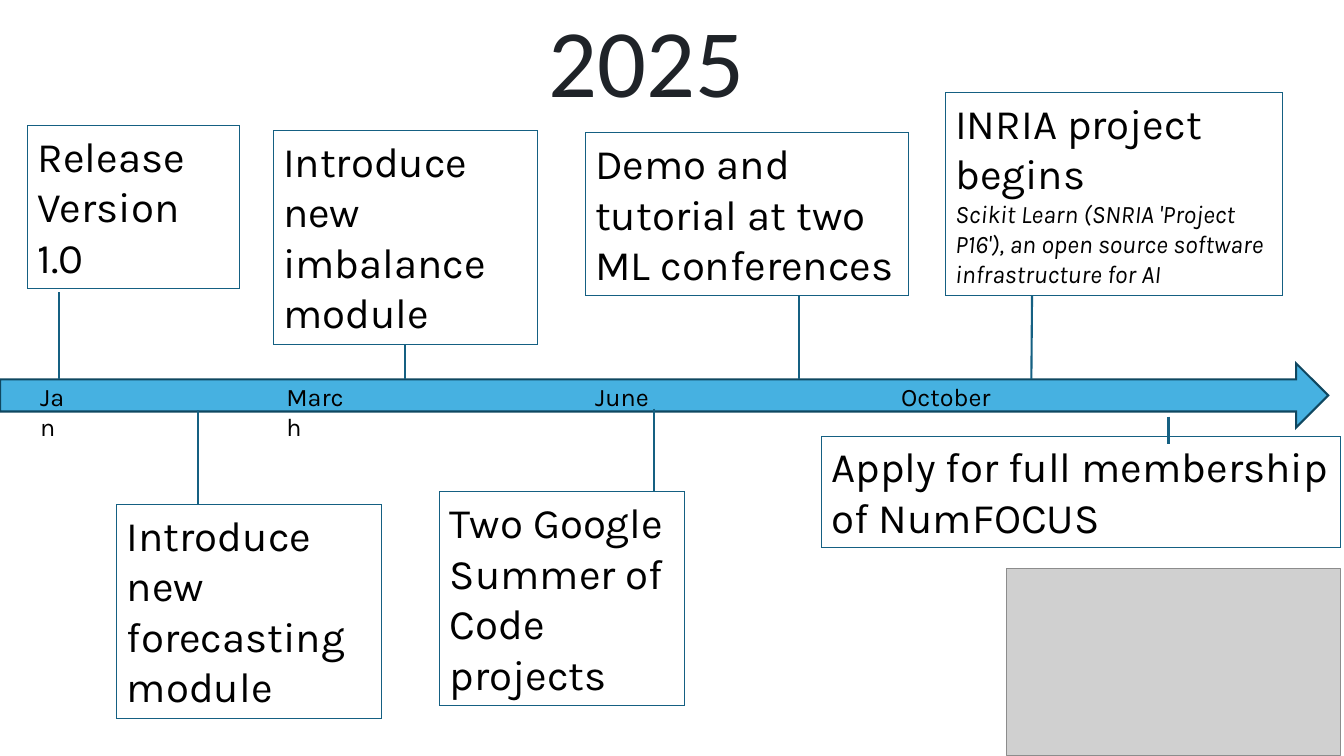
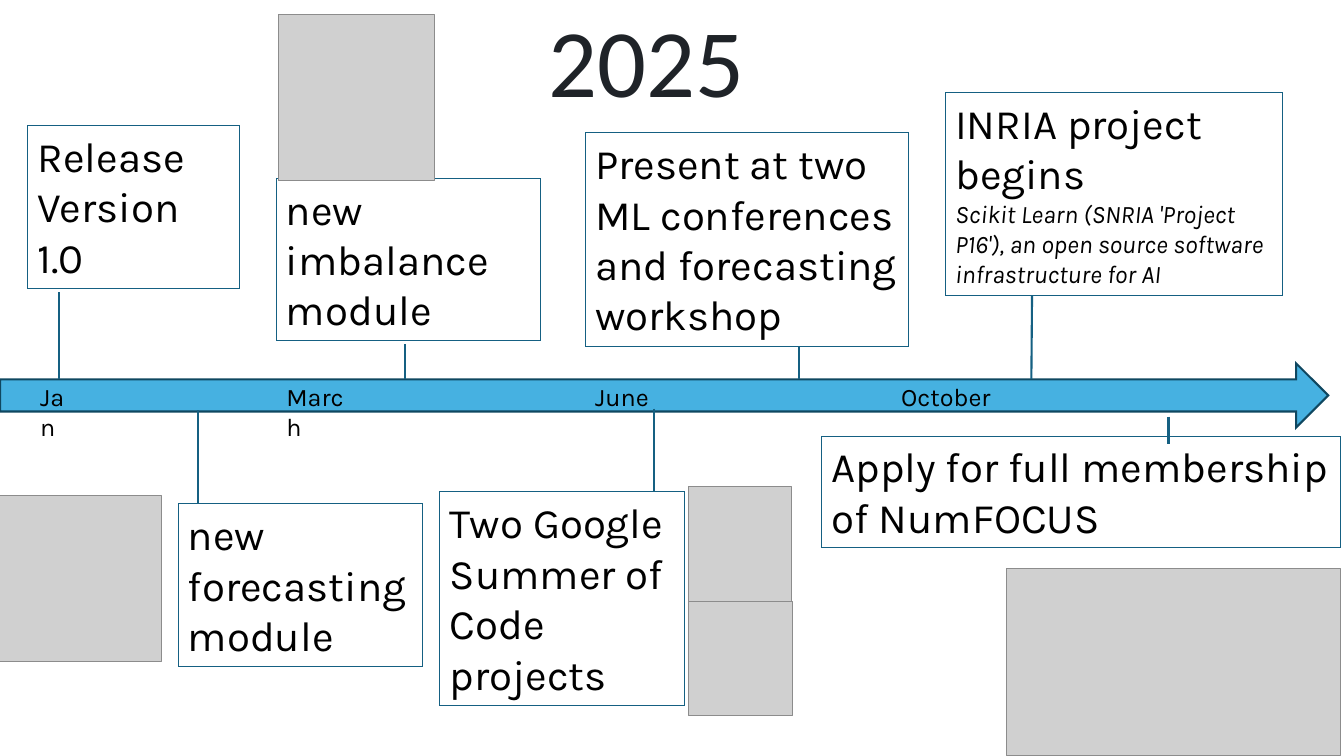
Before and after one commit to aeon-toolkit/aeon-tutorials, a slide deck: slide 9 of DSAA-2025/slides/part1_introduction.pptx (slide 8 before the commit). Drawn at 1344x756 pixels with LibreOffice and Linux fonts; fonts in the diff are those of the drawing; grey boxes stand for pictures. Boxes give left, top, right and bottom in pixels: in the first picture for what was removed or moved away, otherwise in the second. Text is boxed around its words. In the diff, an @@ line names an element or a change of style, - is before the commit and + after.

Commit message:
Classification (#73)
* intro

* Update part1_introduction.pptx

* Create part2_classification.pptx

* talks

```diff
--- a/DSAA-2025/slides/part1_introduction.pptx
+++ b/DSAA-2025/slides/part1_introduction.pptx
@@ picture added at [278, 14, 435, 181] @@
@@ rectangle "Present at two ML conferences ...": place and size @@
-rectangle "Present at two ML conferences ..." at [586, 133, 909, 296]
+rectangle "Present at two ML conferences ..." at [586, 133, 909, 347]
@@ rectangle "new imbalance module": place and size @@
-rectangle "new imbalance module" at [273, 130, 537, 344]
+rectangle "new imbalance module" at [276, 178, 540, 342]
@@ text in rectangle at [595, 152, 896, 340]: text changed @@
-Demo and tutorial at two ML conferences
+Present at two ML conferences and forecasting workshop
@@ text in rectangle at [286, 204, 489, 326]: text changed @@
-Introduce new imbalance module
+new imbalance module
@@ line moved from (799, 295) - (799, 379) to (799, 347) - (799, 379) @@
@@ picture added at [0, 495, 160, 661] @@
@@ rectangle "new forecasting module": place and size @@
-rectangle "new forecasting module" at [117, 505, 381, 719]
+rectangle "new forecasting module" at [178, 504, 423, 667]
@@ picture added at [689, 487, 791, 601] @@
@@ text in rectangle at [188, 529, 406, 652]: text changed @@
-Introduce new forecasting module
+new forecasting module
@@ picture added at [689, 602, 793, 716] @@
```
Also in this commit, not shown: 4 other slides changed, 1 slide added, 2 other files.
